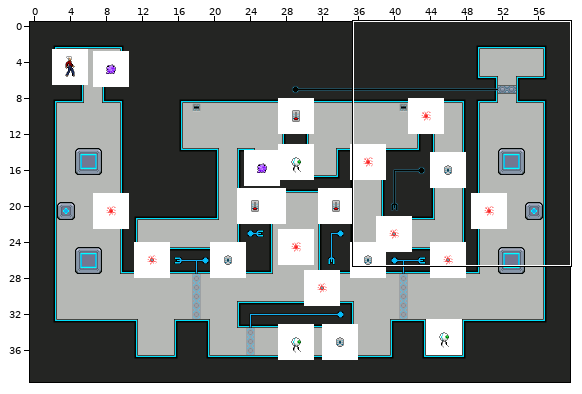
Level history. Tiled map (JSON): res/map/Security.json. The first picture is a wide view before the edit; the outline marks the close-up.
Close-up. Old version:
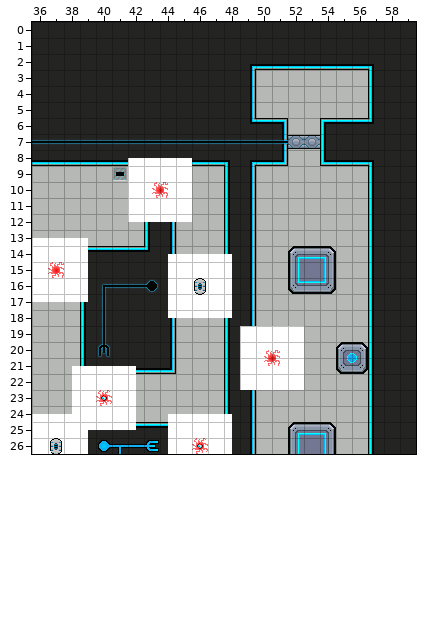
Cells are 16x16 px. Shown: x 36..59, y 0..26. The commit also changed other parts of the map, which this record leaves out.
New version:
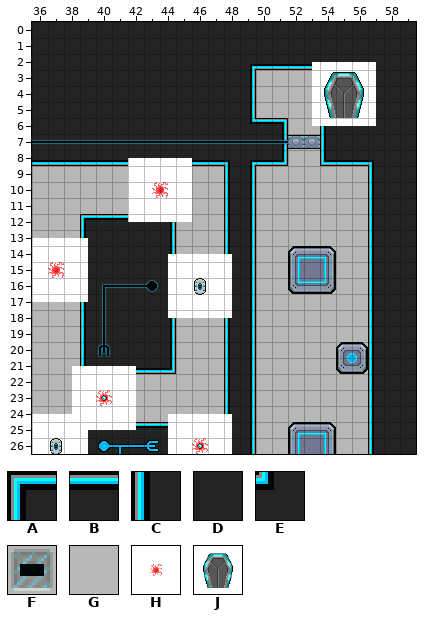
Key: from "main": A 0, B 1, C 25, D 26, E 101, F 232, G 278; from "objects": H 2, J 3.
_ is an empty cell.
Objects are placed by their top-left corner, in cells (3,4 is the top-left corner of cell 3,4); size is 1x1 cell unless given.
Tiles replaced or removed in this view: A, B, C, E, F, G.
Edits made:
Changed rows in their new state; . is an unchanged cell.
Layer "Tile Layer 1":
first column x 39:
 9 ..G..
12 ABBBB
13 CDDDD
14 CDDDD
Layer "Object Layer 1":
added: J at 53.5,2.5 size 4x4
removed: H at 49,19 size 4x4
Changed places in both close-ups, as pixel boxes (x1, y1, x2, y2):
added: (312, 62, 376, 126)
changed: (113, 167, 127, 181)
changed: (80, 214, 150, 252)
removed: (240, 326, 304, 390)
